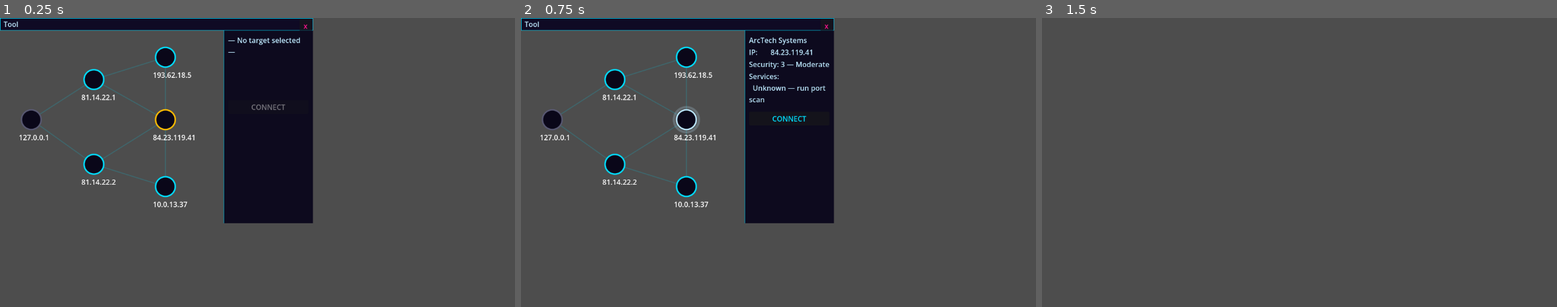
Above: before the commit, frames 1-3 (left to right).
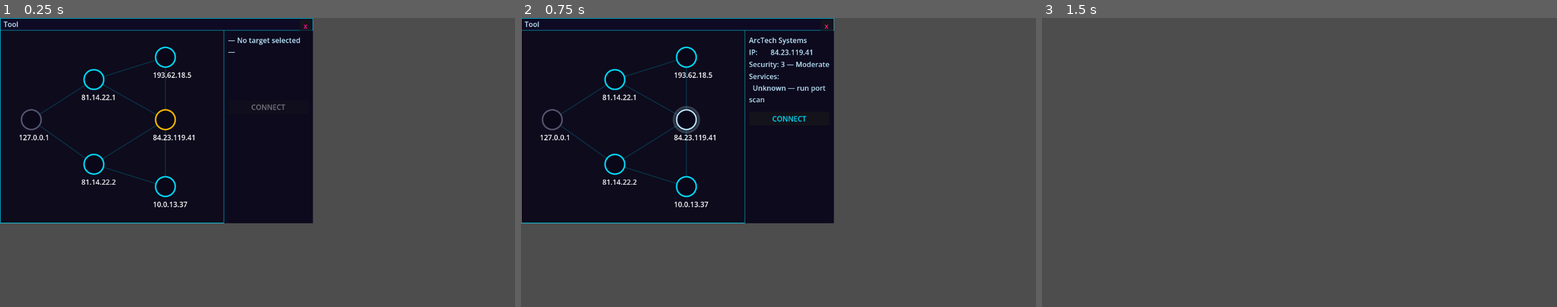
Above: after the commit, the same moments.

Repository: Sub-Xaero/Delta-Terminal-v2
Game: Godot game, scene res://scenes/tools/network_map.tscn
Same seed, same stepped clock (60 frames per second), same inputs: the game is played once before the commit and once after it. This scene is started directly instead of the project's main scene.
Inputs (mouse positions are in pixels of both pictures, inside the frame that each line leads up to):
- Up to frame 1 (0.25 s): no input
- Up to frame 2 (0.75 s): tap Enter at 0.5 s; drag from (675, 119) to (830, 98) at 0.52 s
- Up to frame 3 (1.5 s): click "x" at 1.25 s

The runs differ from the first frame. In frame 1, 27% of the frame differs, in the area x 0-44%, y 4-72%; in frame 2, 27%; in frame 3, nothing differs.

Commit message:
Fix ToolWindow background — extend Panel not Control
Control nodes don't render StyleBoxes so the panel background override
in _apply_theme() was silently doing nothing. Switching to Panel makes
the dark window background and cyan border actually appear.

Diff:
--- a/scenes/desktop/tool_window.gd
+++ b/scenes/desktop/tool_window.gd
@@ -1,5 +1,5 @@
 class_name ToolWindow
-extends Control
+extends Panel
 ## Base draggable tool window. Instantiate this scene (or a scene inheriting it)
 ## via WindowManager.spawn_tool_window(). Never add directly to the scene tree.
 
--- a/scenes/desktop/tool_window.tscn
+++ b/scenes/desktop/tool_window.tscn
@@ -2,7 +2,7 @@
 
 [ext_resource type="Script" path="res://scenes/desktop/tool_window.gd" id="1_tw"]
 
-[node name="ToolWindow" type="Control"]
+[node name="ToolWindow" type="Panel"]
 custom_minimum_size = Vector2(320, 220)
 script = ExtResource("1_tw")
 
